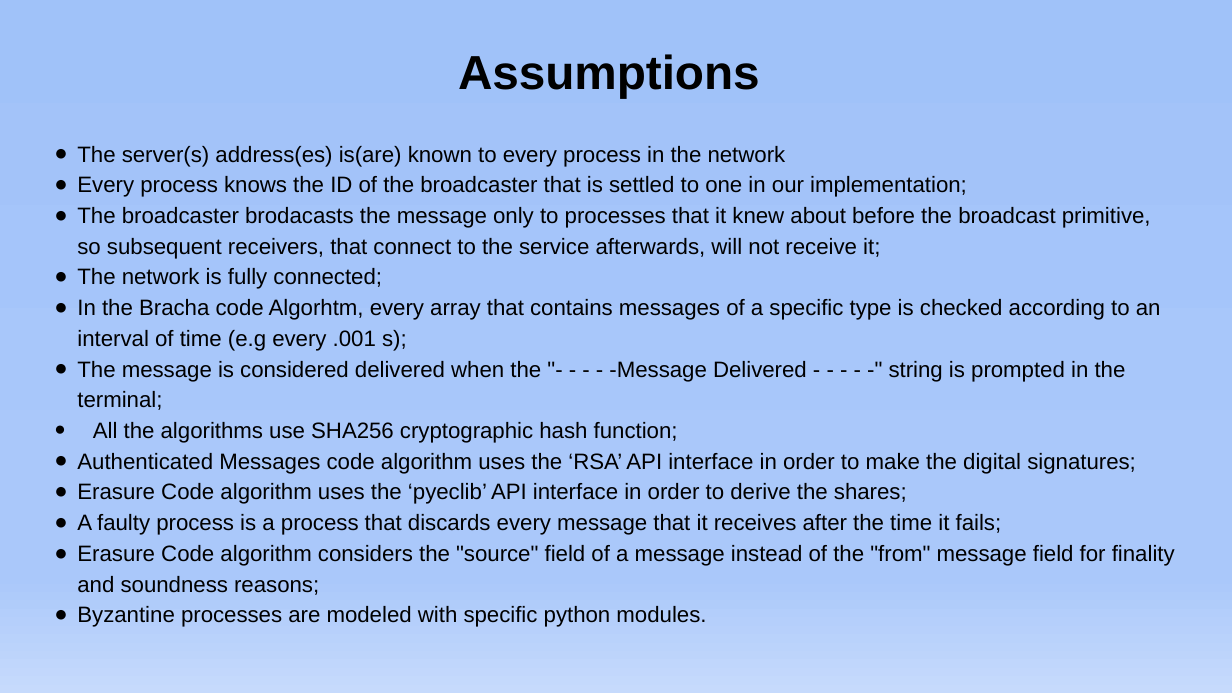
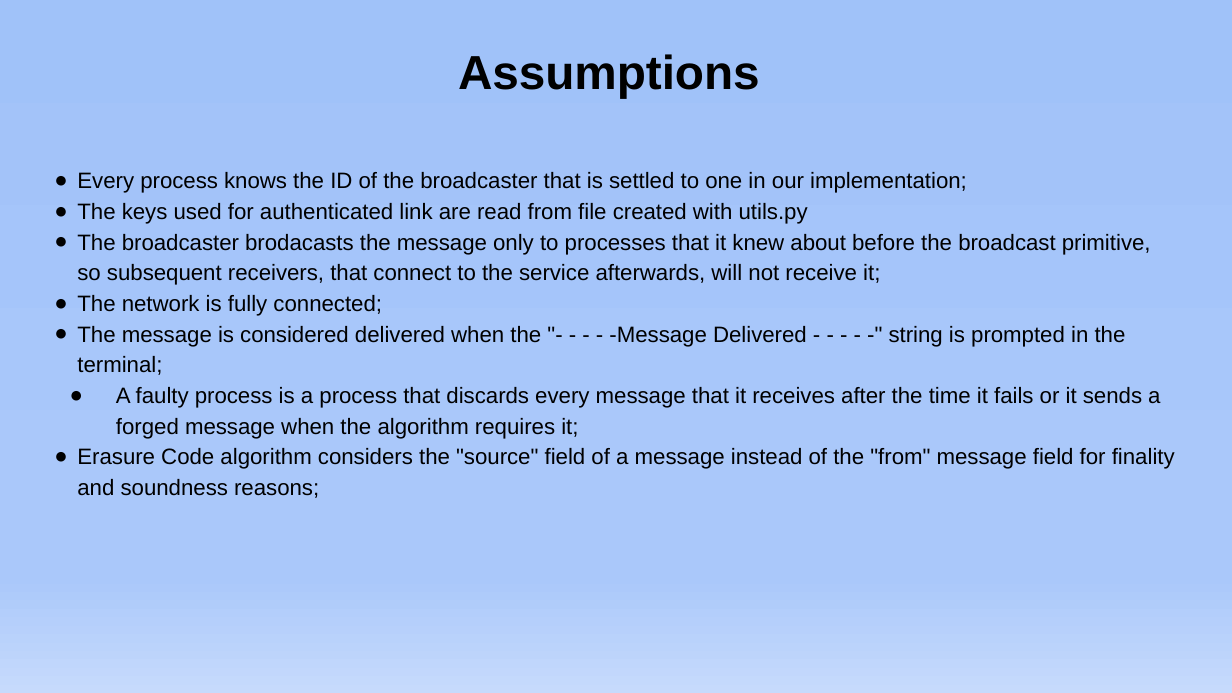
Before and after one commit to GabrieleLerani/Distributed-System-Broadcast-primitive-with-Byzantine-process, a slide deck: slide 3 of Implementation and evaluation of four different Byzantine Reliable Broadcast protocols/DDS_Presentation.pptx. Drawn at 1232x693 pixels with LibreOffice and Linux fonts; fonts in the diff are those of the drawing. Boxes give left, top, right and bottom in pixels: in the first picture for what was removed or moved away, otherwise in the second. Text is boxed around its words. In the diff, an @@ line names an element or a change of style, - is before the commit and + after.

```diff
--- a/Implementation and evaluation of four different Byzantine Reliable Broadcast protocols/DDS_Presentation.pptx
+++ b/Implementation and evaluation of four different Byzantine Reliable Broadcast protocols/DDS_Presentation.pptx
@@ text at [77,146,786,167]: paragraph removed @@
-● The server(s) address(es) is(are) known to every process in the network
@@ text at [77,203,808,224]: paragraph added @@
+● The keys used for authenticated link are read from file created with utils.py
@@ text at [77,299,1161,351]: paragraph removed @@
-● In the Bracha code Algorhtm, every array that contains messages of a specific type is checked according to an interval of time (e.g every .001 s);
@@ text at [116,387,1160,439]: text changed @@
-● All the algorithms use SHA256 cryptographic hash function;
-● Authenticated Messages code algorithm uses the ‘RSA’ API interface in order to make the digital signatures;
-● Erasure Code algorithm uses the ‘pyeclib’ API interface in order to derive the shares;
-● A faulty process is a process that discards every message that it receives after the time it fails;
+● A faulty process is a process that discards every message that it receives after the time it fails or it sends a forged message when the algorithm requires it;
@@ text at [77,606,706,627]: paragraph removed @@
-● Byzantine processes are modeled with specific python modules.
```
Also in this commit, not shown: 6 other slides changed.
